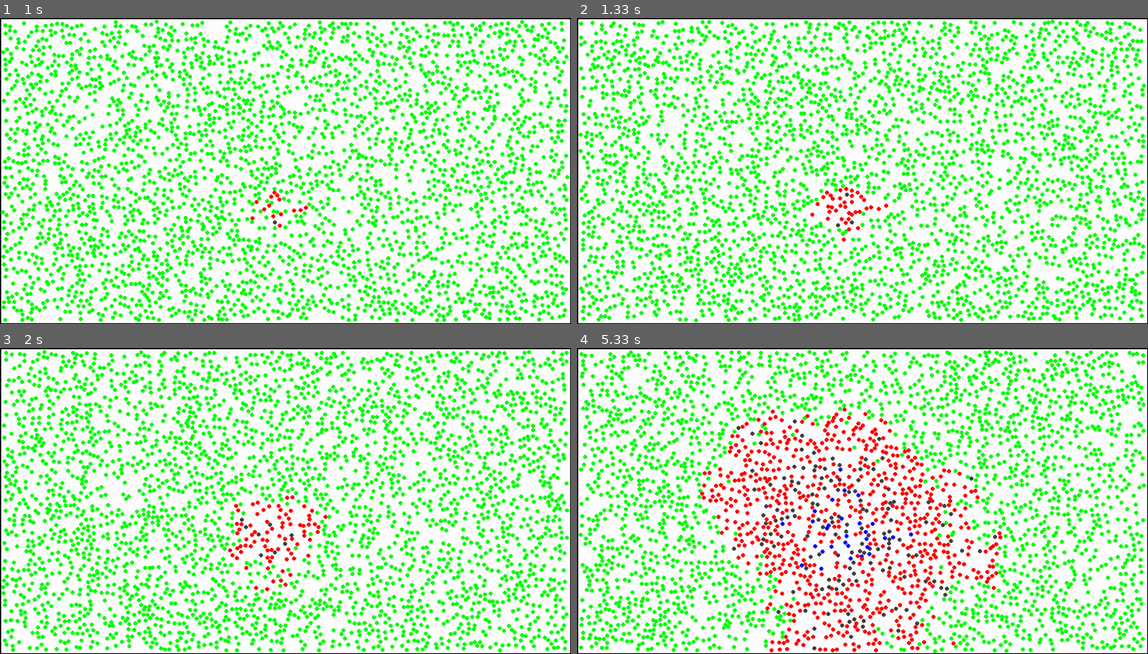
Above: before the commit, frames 1-4 (two rows, left to right).
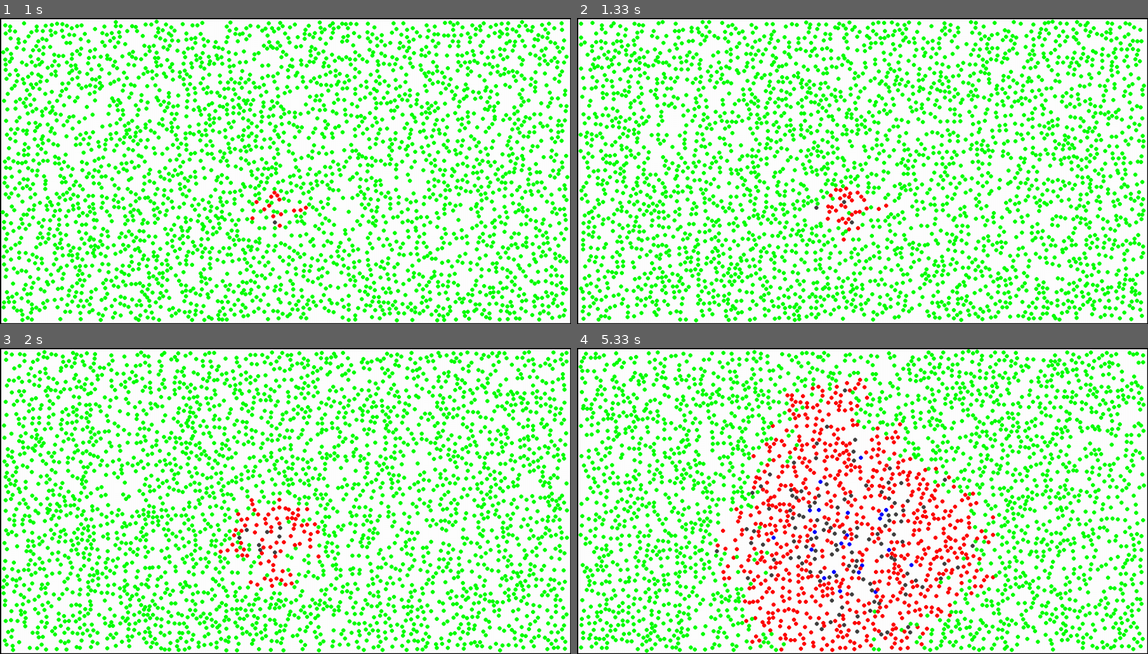
Above: after the commit, the same moments.

Repository: Shivsmk/coding-for-fun-python
Game: pygame game, started from virus_transmission_simulation/simulator.py
The game is run twice, just before and just after one commit, with the same random seed, the same clock (stepped at 60 frames per second) and the same inputs.
Inputs:
- Up to frame 1 (1 s): no input
- Up to frame 2 (1.33 s): no input
- Up to frame 3 (2 s): no input
- Up to frame 4 (5.33 s): no input

Frame 1 is identical in both runs. In frame 2, 0.2% of the frame differs, in the area x 40-52%, y 54-71%; in frame 3, 2.5%; in frame 4, 38%, in the area x 0-95%, y 0-100%.

Commit message:
22Mar2022 updates
Cleaned up the git repository
Updated 2d_terrain with noise library to speed up the map generation

Diff:
--- a/2d_terrain_generation/2d_terrain.py
+++ b/2d_terrain_generation/2d_terrain.py
@@ -1,115 +1,85 @@
 # -*- coding: utf-8 -*-
 """
 Created on Sun May 23 10:36:16 2021
-@summary: 2d Terrain Generation
+Modified on Tue Mar 22 09:48:00 2022
+@summary: 2d Terrain Generation using noise library
 @author: Shiv Muthukumar
 """
 
+from random import randint
+
+import numpy as np
 import pygame
-import numpy as np
-import random
-from statistics import mode,mean
+from noise import snoise2
+
 
 def main():
     # CONSTANTS
-    sh = 700
-    sw = 700
+    sh = 500
+    sw = 500
     FPS = 50
 
     # PARAMETERS
-    gridsize = 10
+    gridsize = 1
 
     # INITIALIZATION
     pygame.init()
-    surface = pygame.display.set_mode((sh, sw))
+    surface = pygame.display.set_mode((sw, sh))
     clock = pygame.time.Clock()
 
     # CLASS DECLARATION
-    class Grid():
+    class Grid:
         def __init__(self, gs, sw, sh):
             self.gs = gs
             self.sh = sh
             self.sw = sw
-            self.grid = np.zeros((int(self.sw/self.gs), int(self.sh/self.gs)))
-            self.bucket = 0.22
+            self.x_iter = int(self.sw / self.gs)
+            self.y_iter = int(self.sh / self.gs)
 
         # ASSIGN RANDON NUMBER BETWEEN 0 AND 1 TO EACH GRID CELL
-        def generateGrid(self):
-            for i in range(int(self.sw/self.gs)):
-                for j in range(int(self.sh/self.gs)):
-                    self.grid[i][j] = random.uniform(0, 1)
+        def generate_grid(self):
+            self.grid = []
+            seed = randint(0, 4096)
+            freq = randint(100, 300)
+            for i in range(self.x_iter):
+                row = []
+                for j in range(self.y_iter):
+                    val = (
+                        snoise2(i / freq, j / freq, octaves=3, base=seed)
+                        + 0.5 * snoise2(i / freq, j / freq, octaves=6, base=seed)
+                        + 0.25 * snoise2(i / freq, j / freq, octaves=12, base=seed)
+                        + 0.125 * snoise2(i / freq, j / freq, octaves=24, base=seed)
+                    )
+                    row.append(val)
+                self.grid.append(row)
 
-        # COLOR CELL ACCORDING TO TERRAIN
-        # WATER, SAND, GRASS, HILL, MOUNTAIN AT 0.22 INTERVALS -- LESS MOUNTAINS
-        def drawGrid(self):
-            for i in range(int(self.sw/self.gs)):
-                for j in range(int(self.sh/self.gs)):
-                    if self.grid[i][j] < self.bucket:
-                        pygame.draw.rect(surface, (0, 0, 255), (i*self.gs, j*self.gs, self.gs, self.gs))
-                    elif self.grid[i][j] < self.bucket*2:
-                        pygame.draw.rect(surface, (194, 178, 128), (i*self.gs, j*self.gs, self.gs, self.gs))
-                    elif self.grid[i][j] < self.bucket*3:
-                        pygame.draw.rect(surface, (0, 255, 0), (i*self.gs, j*self.gs, self.gs, self.gs))
-                    elif self.grid[i][j] < self.bucket*4:
-                        pygame.draw.rect(surface, (165,42,42), (i*self.gs, j*self.gs, self.gs, self.gs))
-                    else:
-                        pygame.draw.rect(surface, (255, 255, 255), (i*self.gs, j*self.gs, self.gs, self.gs))
+        def paint_terrain(self, i, j):
+            if self.grid[i][j] <= 0.0:
+                color_code = (0, 100, 200)
+            elif self.grid[i][j] <= 0.1:
+                color_code = (200, 150, 100)
+            elif self.grid[i][j] <= 0.5:
+                color_code = (130, 240, 0)
+            elif self.grid[i][j] <= 0.8:
+                color_code = (100, 60, 20)
+            else:
+                color_code = (255, 240, 240)
+            return color_code
+            # pygame.draw.rect(surface, color_code, (i*self.gs, j*self.gs, self.gs, self.gs))
 
-        # BORDERS ARE ALL WATER
-        # REST GET AVERAGE OF SPECIFIC TERRAIN
-        def smoothGrid(self):
-            range_i = list(range(int(self.sw/self.gs)))
-            range_j = list(range(int(self.sh/self.gs)))
-            random.shuffle(range_i)
-            random.shuffle(range_j)
-            for i in range_i:
-                for j in range_j:
-                    if (i <= 0) or (i >= self.sw/self.gs - 1) or (j <= 0) or (j >= self.sh/self.gs - 1):
-                        self.grid[i][j] = 0
-                    else:
-                        self.grid[i][j] = self.surroundingCells(i, j)
+        def draw_grid(self, pixelArray):
+            for i in range(self.x_iter):
+                for j in range(self.y_iter):
+                    pixelArray[i][j] = self.paint_terrain(i, j)
 
-        # WITH A 9x9 GRID HAVING THE CELL IN MIDDLE
-        # GET ASSIGN TERRAIN BASED ON VALUE
-        # GET MOST OCCURING TERRAIN FROM ADJACENT CELLS
-        # RETURN AVERAGE TERRAIN VALUE
-        def surroundingCells(self, i, j):
-            terrain = []
-            terrain_dict = {
-                "water" : [],
-                "sand" : [],
-                "grass" : [],
-                "hill" : [],
-                "mountain" : []
-                }
-            for k in range(i-1, i+2):
-                for l in range(j-1, j+2):
-                    if self.grid[k][l] < self.bucket:
-                        terrain_dict["water"].append(self.grid[k][l])
-                        terrain.append("water")
-                    elif self.grid[k][l] < self.bucket*2:
-                        terrain_dict["sand"].append(self.grid[k][l])
-                        terrain.append("sand")
-                    elif self.grid[k][l] < self.bucket*3:
-                        terrain_dict["grass"].append(self.grid[k][l])
-                        terrain.append("grass")
-                    elif self.grid[k][l] < self.bucket*4:
-                        terrain_dict["hill"].append(self.grid[k][l])
-                        terrain.append("hill")
-                    else:
-                        terrain_dict["mountain"].append(self.grid[k][l])
-                        terrain.append("mountain")
-            return mean(terrain_dict[mode(terrain)])
+    def new_grid_layout(grid):
+        grid.generate_grid()
+        pixelArray = pygame.PixelArray(surface)
+        grid.draw_grid(pixelArray)
 
-    # CREATE A NEW GRID LAYOUT
-    def newGridLayout(grid):
-        grid.generateGrid()
-        for i in range(5):
-            grid.smoothGrid()
-
-    # INITIALIZE THE GRID
+    # INITIALIZE AND DRAW THE GRID
     grid = Grid(gridsize, sw, sh)
-    newGridLayout(grid)
+    new_grid_layout(grid)
 
     # GAME LOOP
     while True:
@@ -117,16 +87,10 @@
         if pygame.event.peek(pygame.QUIT):
             break
 
-        # SIMULATION MAGIC
-        surface.fill((255, 255, 255))
-
-        # DRAW GRID
-        grid.drawGrid()
-
         # GENERATE NEW GRID ON MOUSE CLICK
         for event in pygame.event.get():
-            if event.type == pygame.MOUSEBUTTONDOWN :
-                newGridLayout(grid)
+            if event.type == pygame.MOUSEBUTTONDOWN:
+                new_grid_layout(grid)
 
         # GAME UPDATES
         pygame.display.update()
@@ -135,5 +99,6 @@
     # QUIT PYGAME
     pygame.quit()
 
+
 if __name__ == "__main__":
     main()
--- a/2d_terrain_generation/2d_terrain_refined.py
+++ /dev/null
@@ -1,100 +0,0 @@
-# -*- coding: utf-8 -*-
-"""
-Created on Sun May 23 10:36:16 2021
-@summary: 2d Terrain Generation using perlin noise library
-@author: Shiv Muthukumar
-"""
-
-import pygame
-from perlin_noise import PerlinNoise
-
-def main():
-    # CONSTANTS
-    sh = 500
-    sw = 500
-    FPS = 50
-
-    # PARAMETERS
-    gridsize = 1
-
-    # INITIALIZATION
-    pygame.init()
-    surface = pygame.display.set_mode((sh, sw))
-    clock = pygame.time.Clock()
-
-    # CLASS DECLARATION
-    class Grid():
-        def __init__(self, gs, sw, sh):
-            self.gs = gs
-            self.sh = sh
-            self.sw = sw
-            self.x_iter = int(self.sw/self.gs)
-            self.y_iter = int(self.sh/self.gs)
-
-        # ASSIGN RANDON NUMBER BETWEEN 0 AND 1 TO EACH GRID CELL
-        def generateGrid(self):
-            self.grid = []
-            noise1 = PerlinNoise(octaves=3)
-            noise2 = PerlinNoise(octaves=6)
-            noise3 = PerlinNoise(octaves=12)
-            noise4 = PerlinNoise(octaves=24)
-            for i in range(self.x_iter):
-                row = []
-                for j in range(self.y_iter):
-                    noise_val =         noise1([i/self.x_iter, j/self.y_iter])
-                    noise_val += 0.5  * noise2([i/self.x_iter, j/self.y_iter])
-                    noise_val += 0.25 * noise3([i/self.x_iter, j/self.y_iter])
-                    noise_val += 0.125* noise4([i/self.x_iter, j/self.y_iter])
-                    row.append(noise_val)
-                self.grid.append(row)
-
-        def paint_terrain(self, i, j):
-
-            if self.grid[i][j] <= 0.0:
-                color_code = (0,100,200)
-            elif self.grid[i][j] <= 0.1:
-                color_code = (200,150,100)
-            elif self.grid[i][j] <= 0.4:
-                color_code = (130,240,0)
-            elif self.grid[i][j] <= 0.7:
-                color_code = (100,60,20)
-            else:
-                color_code = (255, 240, 240)
-            return color_code
-            # pygame.draw.rect(surface, color_code, (i*self.gs, j*self.gs, self.gs, self.gs))
-
-
-        def drawGrid(self):
-            pixelArray = pygame.PixelArray(surface)
-            for i in range(self.x_iter):
-                for j in range(self.y_iter):
-                    pixelArray[i][j] = self.paint_terrain(i, j)
-
-    def newGridLayout(grid):
-        grid.generateGrid()
-        grid.drawGrid()
-
-    # INITIALIZE AND DRAW THE GRID
-    grid = Grid(gridsize, sw, sh)
-    newGridLayout(grid)
-
-    # GAME LOOP
-    while True:
-        # EXIT GAME LOOP ON SCREEN CLOSE
-        if pygame.event.peek(pygame.QUIT):
-            break
-
-        # GENERATE NEW GRID ON MOUSE CLICK
-        for event in pygame.event.get():
-            if event.type == pygame.MOUSEBUTTONDOWN :
-                newGridLayout(grid)
-
-        # GAME UPDATES
-        pygame.display.update()
-        clock.tick(FPS)
-
-    # QUIT PYGAME
-    pygame.quit()
-
-if __name__ == "__main__":
-    main()
--- a/pygame_pymunk_template.py
+++ /dev/null
@@ -1,43 +0,0 @@
-# -*- coding: utf-8 -*-
-"""
-Created on Sat May  8 21:29:07 2021
-@summary: Template for pygame and pymunk integration
-@author: Shiv Muthukumar
-"""
-
-import pygame
-import pymunk
-
-def main():
-    # CONSTANTS
-    sh = 600
-    sw = 600
-    FPS = 50
-
-    # PARAMETERS
-
-    # INITIALIZATION
-    pygame.init()
-    display = pygame.display.set_mode((sh, sw))
-    clock = pygame.time.Clock()
-    space = pymunk.Space()
-
-    # GAME LOOP
-    while True:
-        # EXIT GAME LOOP ON SCREEN CLOSE
-        if pygame.event.peek(pygame.QUIT):
-            break
-
-        # SIMULATION MAGIC
-        display.fill((255, 255, 255))
-
-        # GAME UPDATES
-        pygame.display.update()
-        clock.tick(FPS)
-        space.step(1/FPS)
-
-    # QUIT PYGAME
-    pygame.quit()
-
-if __name__ == "__main__":
-    main()
--- a/sratchpad.py
+++ /dev/null
@@ -1,160 +0,0 @@
-# -*- coding: utf-8 -*-
-"""
-Created on Wed May 19 13:17:58 2021
-@summary: Scratch pad to test code/concepts
-@author: Shiv Muthukumar
-"""
-
-from pygame.locals import *
-from operator import add, sub
-import pygame
-import sys
-import math
-import random
-
-pygame.init()
-
-# -----Options-----
-WINDOW_SIZE = (1200, 800) # Width x Height in pixels
-NUM_RAYS = 150 # Must be between 1 and 360
-SOLID_RAYS = False # Can be somewhat glitchy. For best results, set NUM_RAYS to 360
-NUM_WALLS = 5 # The amount of randomly generated walls
-#------------------
-
-screen = pygame.display.set_mode(WINDOW_SIZE)
-display = pygame.Surface(WINDOW_SIZE)
-
-mx, my = pygame.mouse.get_pos()
-lastClosestPoint = (0, 0)
-running = True
-rays = []
-walls = []
-particles = []
-
-class Ray:
-    def __init__(self, x, y, angle):
-        self.x = x
-        self.y = y
-        self.dir = (math.cos(angle), math.sin(angle))
-
-    def update(self, mx, my):
-        self.x = mx
-        self.y = my
-
-    def checkCollision(self, wall):
-        x1 = wall.start_pos[0]
-        y1 = wall.start_pos[1]
-        x2 = wall.end_pos[0]
-        y2 = wall.end_pos[1]
-
-        x3 = self.x
-        y3 = self.y
-        x4 = self.x + self.dir[0]
-        y4 = self.y + self.dir[1]
-
-        # Using line-line intersection formula to get intersection point of ray and wall
-        # Where (x1, y1), (x2, y2) are the ray pos and (x3, y3), (x4, y4) are the wall pos
-        denominator = (x1 - x2) * (y3 - y4) - (y1 - y2) * (x3 - x4)
-        numerator = (x1 - x3) * (y3 - y4) - (y1 - y3) * (x3 - x4)
-        if denominator == 0:
-            return None
-
-        t = numerator / denominator
-        u = -((x1 - x2) * (y1 - y3) - (y1 - y2) * (x1 - x3)) / denominator
-
-        if 1 > t > 0 and u > 0:
-            x = x1 + t * (x2 - x1)
-            y = y1 + t * (y2 - y1)
-            collidePos = [x, y]
-            return collidePos
-
-class Wall:
-    def __init__(self, start_pos, end_pos, color = 'white'):
-        self.start_pos = start_pos
-        self.end_pos = end_pos
-        self.color = color
-        self.slope_x = end_pos[0] - start_pos[0]
-        self.slope_y = end_pos[1] - start_pos[1]
-        if self.slope_x == 0:
-            self.slope = 0
-        else:
-            self.slope = self.slope_y / self.slope_x
-        self.length = math.sqrt(self.slope_x**2 + self.slope_y**2)
-
-    def draw(self):
-        pygame.draw.line(display, self.color, self.start_pos, self.end_pos, 3)
-
-for i in range(0, 360, int(360/NUM_RAYS)):
-    rays.append(Ray(mx, my, math.radians(i)))
-
-def drawRays(rays, walls, color = 'white'):
-    global lastClosestPoint
-    for ray in rays:
-        closest = 100000
-        closestPoint = None
-        for wall in walls:
-            intersectPoint = ray.checkCollision(wall)
-            if intersectPoint is not None:
-                # Get distance between ray source and intersect point
-                ray_dx = ray.x - intersectPoint[0]
-                ray_dy = ray.y - intersectPoint[1]
-                # If the intersect point is closer than the previous closest intersect point, it becomes the closest intersect point
-                distance = math.sqrt(ray_dx**2 + ray_dy**2)
-                if (distance < closest):
-                    closest = distance
-                    closestPoint = intersectPoint
-
-        if closestPoint is not None:
-            pygame.draw.line(display, color, (ray.x, ray.y), closestPoint)
-            if SOLID_RAYS:
-                pygame.draw.polygon(display, color, [(mx, my), closestPoint, lastClosestPoint])
-                lastClosestPoint = closestPoint
-
-def generateWalls():
-    walls.clear()
-
-    walls.append(Wall((0, 0), (WINDOW_SIZE[0], 0)))
-    walls.append(Wall((0, 0), (0, WINDOW_SIZE[1])))
-    walls.append(Wall((WINDOW_SIZE[0], 0), (WINDOW_SIZE[0], WINDOW_SIZE[1])))
-    walls.append(Wall((0, WINDOW_SIZE[1]), (WINDOW_SIZE[0], WINDOW_SIZE[1])))
-
-    for i in range(NUM_WALLS):
-        start_x = random.randint(0, WINDOW_SIZE[0])
-        start_y = random.randint(0, WINDOW_SIZE[1])
-        end_x = random.randint(0, WINDOW_SIZE[0])
-        end_y = random.randint(0, WINDOW_SIZE[1])
-        walls.append(Wall((start_x, start_y), (end_x, end_y)))
-
-def draw():
-    display.fill((0, 0, 0))
-
-    for wall in walls:
-        wall.draw()
-
-    for particle in particles:
-        particle.draw()
-
-    drawRays([ray for ray in rays], [wall for wall in walls])
-
-    screen.blit(display, (0, 0))
-
-    pygame.display.update()
-
-generateWalls()
-while running:
-    mx, my = pygame.mouse.get_pos()
-    for event in pygame.event.get():
-        if event.type == QUIT:
-            pygame.quit()
-
-        if event.type == KEYDOWN:
-            # Re-randomize walls on Space
-            if event.key == pygame.K_SPACE:
-               generateWalls()
-
-    for ray in rays:
-        ray.update(mx, my)
-
-    draw()
-
-pygame.quit()
--- a/virus_transmission_simulation/simulator.py
+++ b/virus_transmission_simulation/simulator.py
@@ -7,9 +7,11 @@
               https://www.youtube.com/playlist?list=PL_N_kL9gRTm8lh7GxFHh3ym1RXi6I6c50]
 """
 
+import random
+
 import pygame
 import pymunk
-import random
+
 
 def main():
     # CONSTANTS
